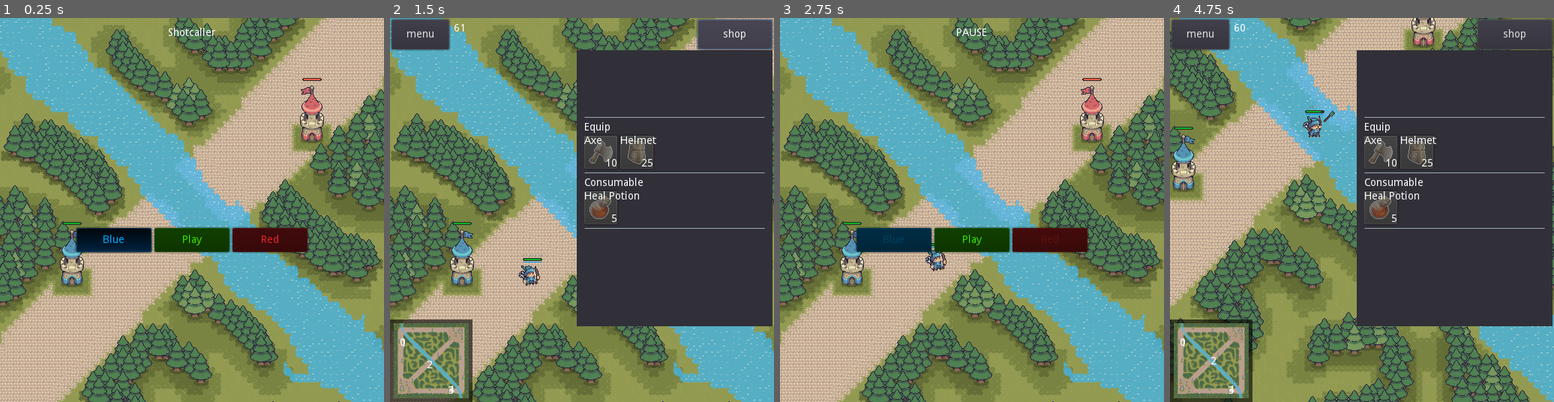
Above: before the commit, frames 1-4 (left to right).
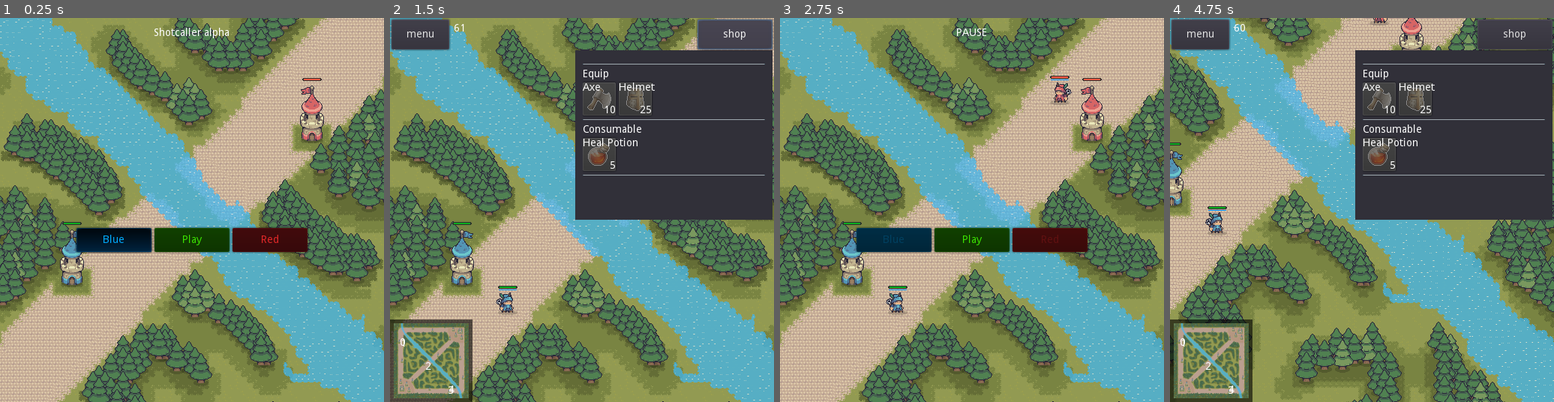
Above: after the commit, the same moments.

Repository: spicylobstergames/shotcaller-godot
Game: Godot game, scene res://TestScene.tscn
The game is run twice, just before and just after one commit, with the same random seed, the same clock (stepped at 60 frames per second) and the same inputs.
Inputs (mouse positions are in pixels of both pictures, inside the frame that each line leads up to):
- Up to frame 1 (0.25 s): no input
- Up to frame 2 (1.5 s): click "Play" at 0.5 s; click "shop" at 1.25 s
- Up to frame 3 (2.75 s): click "menu" at 2 s
- Up to frame 4 (4.75 s): click "Play" at 2.75 s; tap Enter at 3.5 s; move the mouse to (1446, 190) at 3.52 s; hold Right 3.53-4.25 s; hold Right mouse button (give_target) 3.53-4.25 s; click (1446, 190) at 3.67 s; drag from (1285, 229) to (1354, 133) at 4.27 s

The runs differ from the first frame. In frame 1, 0.2% of the frame differs, in the area x 40-60%, y 2-6%; in frame 2, 17%; in frame 3, 0.7%; in frame 4, 53%, in the area x 0-100%, y 0-100%.

Commit message:
GUI align

Diff:
--- a/Prototype/Autoloads/Leaders.gd
+++ b/Prototype/Autoloads/Leaders.gd
@@ -25,7 +25,7 @@
 	var bot_blue:Vector2 = parent_node.get_node("BattleField/Bot").points[2]
 
 	var top_red:Vector2 = parent_node.get_node("BattleField/Top").points[4]
-	var mid_red:Vector2 = parent_node.get_node("BattleField/Mid").points[5]
+	var mid_red:Vector2 = parent_node.get_node("BattleField/Mid").points[4]
 	var bot_red:Vector2 = parent_node.get_node("BattleField/Bot").points[4]
 
 	var spawn_points:Array = Array(Units.TeamID.values())
@@ -45,7 +45,7 @@
 			spawn_point.y += randf() - 0.5
 			var battlefield = parent_node.get_node("BattleField")
 			Units.call("spawn_one", team, leader_group, battlefield, spawn_point)
-			parent_node.get_node("GUI/Shop/LeadersInventories").add_inventory(leader)
-			parent_node.get_node("GUI/Shop/ShopWindow").add_delivery(leader)
+			parent_node.get_node("GUI/BotRightContainer/LeadersInventories").add_inventory(leader)
+			parent_node.get_node("GUI/TopRightContainer/Shop/ShopWindow").add_delivery(leader)
 
 	self.emit_signal("leaders_spawned")
--- a/Prototype/Character/Child/Leader/Leader.tscn
+++ b/Prototype/Character/Child/Leader/Leader.tscn
@@ -134,9 +134,6 @@
 [node name="Sprite" parent="TextureContainer" index="0"]
 material = SubResource( 5 )
 
-[node name="Shadow" parent="TextureContainer" index="1"]
-visible = false
-
 [node name="CollisionShape2D" parent="." index="7"]
 shape = SubResource( 8 )
 
--- a/Prototype/Character/Child/Leader/Robin/Robin.tscn
+++ b/Prototype/Character/Child/Leader/Robin/Robin.tscn
@@ -39,7 +39,7 @@
 script = ExtResource( 9 )
 collision_size = 5.0
 attack_range = 200.0
-unit_detection = 600.0
+unit_detection = 200.0
 area_selection = 20.0
 hurt_area = {
 "height": 0.0,
--- a/Prototype/Items/Inventory/InventoryItemButton.gd
+++ b/Prototype/Items/Inventory/InventoryItemButton.gd
@@ -41,8 +41,8 @@
 	for key in _item_button.item.attributes.keys():
 		leader.attributes.stats[key] += _item_button.item.attributes[key]
 
-	get_node("/root/TestScene/GUI/LeadersInventories").remove_item(leader, index)
+	get_tree().get_current_scene().get_node("GUI/BotRightContainer/LeadersInventories").remove_item(leader, index)
 
 
 func _sell_button_down():
-	get_node("/root/TestScene/GUI/Shop/ShopWindow").sell(index)
+	get_tree().get_current_scene().get_node("GUI/TopRightContainer/Shop/ShopWindow").sell(index)
--- a/Prototype/Items/Inventory/LeadersInventories.gd
+++ b/Prototype/Items/Inventory/LeadersInventories.gd
@@ -8,8 +8,8 @@
 var _inventory_preload = preload("res://Items/Inventory/Inventory.tscn")
 var _inventory_item_button_preload = preload("res://Items/Inventory/InventoryItemButton.tscn")
 
-onready var _shop = get_node("../ShopWindow")
-onready var _gold_control = get_node("../GoldControl")
+onready var _shop = get_node("../../TopRightContainer/Shop/ShopWindow")
+onready var _gold_control = get_node("../../TopRightContainer/Shop/GoldControl")
 onready var _gold_label = _gold_control.get_node("GoldLabel")
 
 func _ready():
--- a/Prototype/Items/Shop/Shop.gd
+++ b/Prototype/Items/Shop/Shop.gd
@@ -8,7 +8,7 @@
 
 onready var _equip_items = $ScrollContainer/VBoxContainer/EquipItems
 onready var _consumable_items = $ScrollContainer/VBoxContainer/ConsumableItems
-onready var _leaders_inventories = get_node("../LeadersInventories")
+onready var _leaders_inventories = get_node("../../../BotRightContainer/LeadersInventories")
 
 
 func _ready():
@@ -18,7 +18,7 @@
 	add_item(Item.new().build("Helmet", load("res://Assets/Items/Helm.png"), "Add 5 defense points to leader stats", 25, Item.ItemType.EQUIP, {"max_health": 10000}), _equip_items)
 	add_item(Item.new().build("Heal Potion", load("res://Assets/Items/Red Potion 3.png"), "Restore 50 HP", 5, Item.ItemType.CONSUMABLE, {"health": 100}), _consumable_items)
 
-	get_node("/root/TestScene/GUI/Shop/ShopButton").connect("button_down", self, "_shop_button_down")
+	get_tree().get_current_scene().get_node("GUI/TopRightContainer/Shop/ShopButton").connect("button_down", self, "_shop_button_down")
 
 
 func add_delivery(leader):
--- a/Prototype/Items/Shop/ShopDelivery.gd
+++ b/Prototype/Items/Shop/ShopDelivery.gd
@@ -4,7 +4,7 @@
 var _leader
 var _timer
 
-onready var _leaders_inventories = get_node("../../LeadersInventories")
+onready var _leaders_inventories = get_node("../../../../BotRightContainer/LeadersInventories")
 
 
 func _ready():
--- a/Prototype/Items/Shop/ShopItemButton.gd
+++ b/Prototype/Items/Shop/ShopItemButton.gd
@@ -4,7 +4,7 @@
 onready var _item_button = $ItemButton
 onready var _name_label = _item_button.get_node("Name")
 onready var _price_label = _item_button.get_node("Price")
-onready var _shop = get_node("/root/TestScene/GUI/Shop/ShopWindow")
+onready var _shop = get_tree().get_current_scene().get_node("GUI/TopRightContainer/Shop/ShopWindow")
 
 
 func setup(item):
--- a/Prototype/TestScene.gd
+++ b/Prototype/TestScene.gd
@@ -1,9 +1,6 @@
 extends Node2D
 
 var _game_start:bool = true
-
-var _stats_state:bool
-
 
 func _ready() -> void:
 	Game.connect("playing", self, "_on_Game_playing")
@@ -21,8 +18,8 @@
 
 		if _game_start:
 
-			#Units.call_deferred("try_spawn_creep_wave", $BattleField)
-			#$CreepRespawnTimer.start(Game.creep_respawn_time)
+			Units.call_deferred("try_spawn_creep_wave", $BattleField)
+			$CreepRespawnTimer.start(Game.creep_respawn_time)
 
 			Leaders.call_deferred("spawn_leaders", self)
 
@@ -48,17 +45,16 @@
 
 func _hide_GUI():
 	$GUI/FPS.hide()
-	_stats_state = $GUI/StatsWindow.visible
-	$GUI/StatsWindow.hide()
-	$GUI/Minimap.hide()
-	$GUI/Shop.hide()
+	$GUI/BotLeftContainer.hide()
+	$GUI/BotRightContainer.hide()
+	$GUI/TopRightContainer.hide()
 	$GUI/MenuButton.hide()
 
 func _show_GUI():
 	$GUI/FPS.show()
-	$GUI/StatsWindow.visible = _stats_state
-	$GUI/Minimap.show()
-	$GUI/Shop.show()
+	$GUI/BotLeftContainer.show()
+	$GUI/BotRightContainer.show()
+	$GUI/TopRightContainer.show()
 	$GUI/MenuButton.show()
 
 
--- a/Prototype/TestScene.tscn
+++ b/Prototype/TestScene.tscn
@@ -74,7 +74,7 @@
 margin_right = -206.0
 margin_bottom = -229.0
 size_flags_horizontal = 3
-text = "Shotcaller"
+text = "Shotcaller alpha"
 align = 1
 __meta__ = {
 "_edit_use_anchors_": false
@@ -98,37 +98,67 @@
 "_edit_use_anchors_": false
 }
 
-[node name="StatsWindow" parent="GUI" instance=ExtResource( 10 )]
-visible = false
-position = Vector2( 203, 421 )
-
-[node name="Minimap" parent="GUI" instance=ExtResource( 11 )]
-visible = false
-position = Vector2( 0, 402 )
-
-[node name="Shop" type="Control" parent="GUI"]
-visible = false
+[node name="MenuButton" type="Button" parent="GUI"]
+visible = false
+margin_left = 2.0
+margin_top = 2.0
+margin_right = 79.0
+margin_bottom = 42.0
+text = "menu"
+__meta__ = {
+"_edit_use_anchors_": false
+}
+
+[node name="BotLeftContainer" type="MarginContainer" parent="GUI"]
+visible = false
+anchor_top = 1.0
+anchor_right = 1.0
+anchor_bottom = 1.0
 margin_right = 40.0
 margin_bottom = 40.0
 __meta__ = {
 "_edit_use_anchors_": false
 }
 
-[node name="ShopWindow" type="Panel" parent="GUI/Shop"]
-visible = false
-anchor_right = 1.0
-anchor_bottom = 1.0
-margin_left = 249.0
+[node name="Minimap" parent="GUI/BotLeftContainer" instance=ExtResource( 11 )]
+position = Vector2( 0, -110 )
+
+[node name="StatsWindow" parent="GUI/BotLeftContainer" instance=ExtResource( 10 )]
+visible = false
+position = Vector2( 203, -92 )
+
+[node name="TopRightContainer" type="MarginContainer" parent="GUI"]
+visible = false
+anchor_left = 1.0
+anchor_right = 1.0
+margin_left = -270.0
+margin_bottom = 273.0
+__meta__ = {
+"_edit_use_anchors_": false
+}
+
+[node name="Shop" type="Control" parent="GUI/TopRightContainer"]
+margin_right = 270.0
+margin_bottom = 273.0
+__meta__ = {
+"_edit_use_anchors_": false
+}
+
+[node name="ShopWindow" type="Panel" parent="GUI/TopRightContainer/Shop"]
+visible = false
+anchor_right = 1.0
+anchor_bottom = 1.0
+margin_left = 5.0
 margin_top = 43.0
-margin_right = 470.0
-margin_bottom = 371.0
+margin_right = -2.0
+margin_bottom = -4.0
 custom_styles/panel = SubResource( 4 )
 script = ExtResource( 7 )
 __meta__ = {
 "_edit_use_anchors_": false
 }
 
-[node name="ScrollContainer" type="ScrollContainer" parent="GUI/Shop/ShopWindow"]
+[node name="ScrollContainer" type="ScrollContainer" parent="GUI/TopRightContainer/Shop/ShopWindow"]
 anchor_right = 1.0
 anchor_bottom = 1.0
 margin_left = 10.0
@@ -139,69 +169,56 @@
 "_edit_use_anchors_": false
 }
 
-[node name="VBoxContainer" type="VBoxContainer" parent="GUI/Shop/ShopWindow/ScrollContainer"]
-margin_right = 241.0
-margin_bottom = 308.0
+[node name="VBoxContainer" type="VBoxContainer" parent="GUI/TopRightContainer/Shop/ShopWindow/ScrollContainer"]
+margin_right = 243.0
+margin_bottom = 166.0
 size_flags_horizontal = 3
 size_flags_vertical = 3
 alignment = 1
 
-[node name="HSeparator" type="HSeparator" parent="GUI/Shop/ShopWindow/ScrollContainer/VBoxContainer"]
-margin_top = 122.0
-margin_right = 241.0
-margin_bottom = 126.0
-
-[node name="Label" type="Label" parent="GUI/Shop/ShopWindow/ScrollContainer/VBoxContainer"]
-margin_top = 130.0
-margin_right = 241.0
-margin_bottom = 144.0
+[node name="HSeparator" type="HSeparator" parent="GUI/TopRightContainer/Shop/ShopWindow/ScrollContainer/VBoxContainer"]
+margin_top = 51.0
+margin_right = 243.0
+margin_bottom = 55.0
+
+[node name="Label" type="Label" parent="GUI/TopRightContainer/Shop/ShopWindow/ScrollContainer/VBoxContainer"]
+margin_top = 59.0
+margin_right = 243.0
+margin_bottom = 73.0
 text = "Equip"
 
-[node name="EquipItems" type="HBoxContainer" parent="GUI/Shop/ShopWindow/ScrollContainer/VBoxContainer"]
-margin_top = 148.0
-margin_right = 241.0
-margin_bottom = 148.0
+[node name="EquipItems" type="HBoxContainer" parent="GUI/TopRightContainer/Shop/ShopWindow/ScrollContainer/VBoxContainer"]
+margin_top = 77.0
+margin_right = 243.0
+margin_bottom = 77.0
 size_flags_horizontal = 3
 
-[node name="HSeparator2" type="HSeparator" parent="GUI/Shop/ShopWindow/ScrollContainer/VBoxContainer"]
-margin_top = 152.0
-margin_right = 241.0
-margin_bottom = 156.0
-
-[node name="Label2" type="Label" parent="GUI/Shop/ShopWindow/ScrollContainer/VBoxContainer"]
-margin_top = 160.0
-margin_right = 241.0
-margin_bottom = 174.0
+[node name="HSeparator2" type="HSeparator" parent="GUI/TopRightContainer/Shop/ShopWindow/ScrollContainer/VBoxContainer"]
+margin_top = 81.0
+margin_right = 243.0
+margin_bottom = 85.0
+
+[node name="Label2" type="Label" parent="GUI/TopRightContainer/Shop/ShopWindow/ScrollContainer/VBoxContainer"]
+margin_top = 89.0
+margin_right = 243.0
+margin_bottom = 103.0
 text = "Consumable"
 
-[node name="ConsumableItems" type="HBoxContainer" parent="GUI/Shop/ShopWindow/ScrollContainer/VBoxContainer"]
-margin_top = 178.0
-margin_right = 241.0
-margin_bottom = 178.0
+[node name="ConsumableItems" type="HBoxContainer" parent="GUI/TopRightContainer/Shop/ShopWindow/ScrollContainer/VBoxContainer"]
+margin_top = 107.0
+margin_right = 243.0
+margin_bottom = 107.0
 size_flags_horizontal = 3
 
-[node name="HSeparator3" type="HSeparator" parent="GUI/Shop/ShopWindow/ScrollContainer/VBoxContainer"]
-margin_top = 182.0
-margin_right = 241.0
-margin_bottom = 186.0
-
-[node name="LeadersInventories" type="HBoxContainer" parent="GUI/Shop"]
-anchor_top = 1.0
-anchor_bottom = 1.0
-margin_left = 352.0
-margin_top = 420.0
-margin_right = 495.0
-margin_bottom = 464.0
-size_flags_vertical = 8
-script = ExtResource( 5 )
-__meta__ = {
-"_edit_use_anchors_": false
-}
-
-[node name="ShopButton" type="Button" parent="GUI/Shop"]
-margin_left = 410.0
+[node name="HSeparator3" type="HSeparator" parent="GUI/TopRightContainer/Shop/ShopWindow/ScrollContainer/VBoxContainer"]
+margin_top = 111.0
+margin_right = 243.0
+margin_bottom = 115.0
+
+[node name="ShopButton" type="Button" parent="GUI/TopRightContainer/Shop"]
+margin_left = 168.0
 margin_top = 2.0
-margin_right = 510.0
+margin_right = 268.0
 margin_bottom = 42.0
 size_flags_horizontal = 11
 text = "shop"
@@ -209,19 +226,21 @@
 "_edit_use_anchors_": false
 }
 
-[node name="GoldControl" type="Control" parent="GUI/Shop"]
-margin_right = 40.0
+[node name="GoldControl" type="Control" parent="GUI/TopRightContainer/Shop"]
+visible = false
+anchor_left = 1.0
+anchor_right = 1.0
+margin_left = -150.0
+margin_right = -106.0
 margin_bottom = 40.0
 __meta__ = {
 "_edit_use_anchors_": false
 }
 
-[node name="GoldLabel" type="Label" parent="GUI/Shop/GoldControl"]
-anchor_left = -3.7
-anchor_right = -3.7
-margin_left = 504.0
+[node name="GoldLabel" type="Label" parent="GUI/TopRightContainer/Shop/GoldControl"]
+margin_left = 10.0
 margin_top = 13.0
-margin_right = 544.0
+margin_right = 50.0
 margin_bottom = 27.0
 custom_colors/font_color = Color( 0.94902, 0.772549, 0.0705882, 1 )
 custom_colors/font_color_shadow = Color( 0, 0, 0, 1 )
@@ -231,12 +250,12 @@
 "_edit_use_anchors_": false
 }
 
-[node name="GoldLabel2" type="Label" parent="GUI/Shop/GoldControl"]
+[node name="GoldLabel2" type="Label" parent="GUI/TopRightContainer/Shop/GoldControl"]
 anchor_left = -3.95
 anchor_right = -3.95
-margin_left = 504.0
+margin_left = 173.8
 margin_top = 13.0
-margin_right = 512.0
+margin_right = 181.8
 margin_bottom = 27.0
 custom_colors/font_color = Color( 0.94902, 0.772549, 0.0705882, 1 )
 custom_colors/font_color_shadow = Color( 0, 0, 0, 1 )
@@ -247,13 +266,25 @@
 "_edit_use_anchors_": false
 }
 
-[node name="MenuButton" type="Button" parent="GUI"]
-visible = false
-margin_left = 2.0
-margin_top = 2.0
-margin_right = 79.0
-margin_bottom = 42.0
-text = "menu"
+[node name="BotRightContainer" type="MarginContainer" parent="GUI"]
+anchor_left = 1.0
+anchor_top = 1.0
+anchor_right = 1.0
+anchor_bottom = 1.0
+margin_left = -160.0
+margin_top = -64.0
+margin_bottom = -4.0
+grow_horizontal = 0
+grow_vertical = 0
+__meta__ = {
+"_edit_use_anchors_": false
+}
+
+[node name="LeadersInventories" type="HBoxContainer" parent="GUI/BotRightContainer"]
+margin_right = 160.0
+margin_bottom = 60.0
+size_flags_vertical = 8
+script = ExtResource( 5 )
 __meta__ = {
 "_edit_use_anchors_": false
 }
--- a/Prototype/Utils/HitArea.tscn
+++ b/Prototype/Utils/HitArea.tscn
@@ -2,6 +2,7 @@
 
 [sub_resource type="CircleShape2D" id=14]
 resource_local_to_scene = true
+radius = 5.0
 
 [node name="HitArea" type="Area2D" groups=["hit_area"]]
 collision_layer = 65536
--- a/Prototype/Utils/UnitController.gd
+++ b/Prototype/Utils/UnitController.gd
@@ -65,7 +65,7 @@
 func _select(u):
 	_unselect()
 	u.get_node("HUD/Selection").visible = true
-	get_node("/root/TestScene/GUI/StatsWindow").update_window(u)
+	get_tree().get_current_scene().get_node("GUI/BotLeftContainer/StatsWindow").update_window(u)
 	Units.selected_units.append(u)
 	var in_leaders = u.get_node("Attributes").primary.unit_type in [Units.TypeID.Leader]
 	if u.team == Player.selected_team and in_leaders:
@@ -75,7 +75,7 @@
 	for u in Units.selected_units:
 		if is_instance_valid(u): u.get_node("HUD/Selection").visible = false
 
-	get_node("/root/TestScene/GUI/StatsWindow").update_window(false)
+	get_tree().get_current_scene().get_node("GUI/BotLeftContainer/StatsWindow").update_window(false)
 	Units.selected_units = []
 	Leaders.selected_leader = null
 
